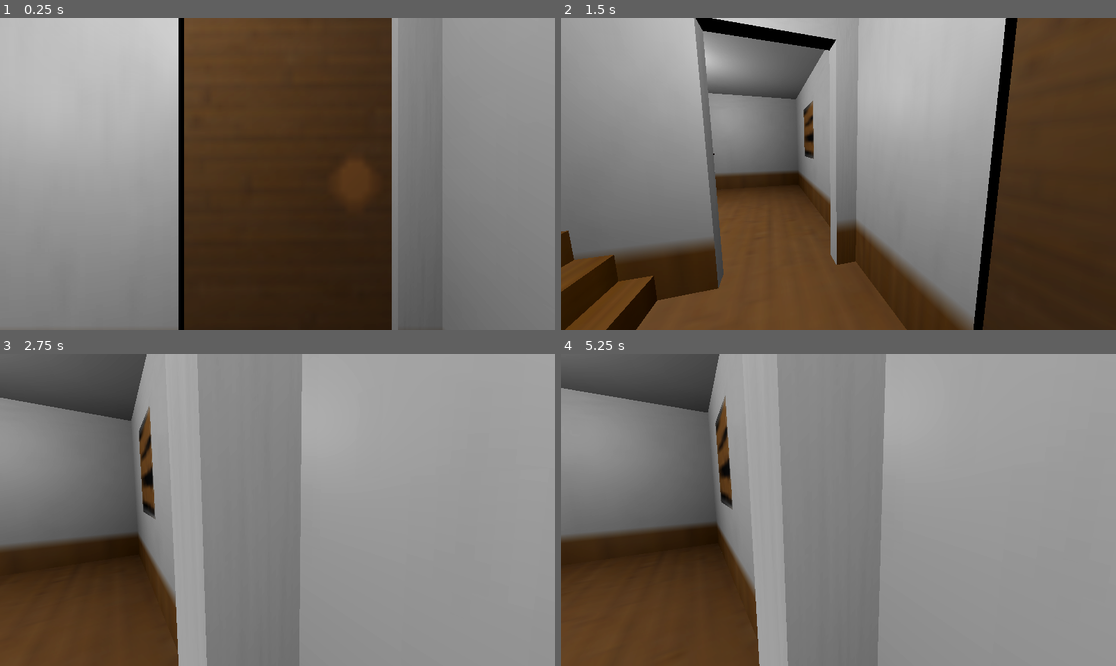
Above: before the commit, frames 1-4 (two rows, left to right).
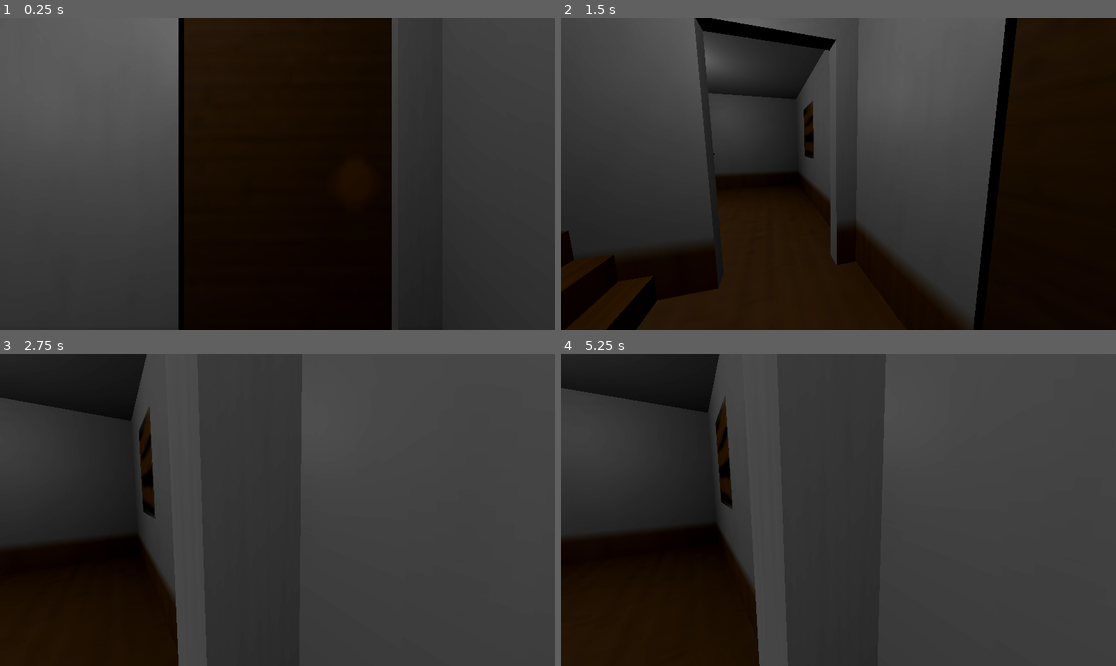
Above: after the commit, the same moments.

Repository: HauntedFixation/House64
Game: Godot game, scene res://level.tscn
The game is run twice, just before and just after one commit, with the same random seed, the same clock (stepped at 60 frames per second) and the same inputs.
Inputs (mouse positions are in pixels of both pictures, inside the frame that each line leads up to):
- Up to frame 1 (0.25 s): no input
- Up to frame 2 (1.5 s): tap Enter (ui_accept) at 0.5, 0.77, 1.25 s; move the mouse to (960, 158) at 0.52 s; hold D (right) 0.53-1.28 s; click (960, 158) at 0.67 s; move the mouse to (810, 174) at 1.27 s; hold W (forward) from 1.28 s (still down)
- Up to frame 3 (2.75 s): keep holding W (forward); tap Enter (ui_accept) at 1.52 s; move the mouse to (288, 503) at 2.02 s
- Up to frame 4 (5.25 s): keep holding W (forward); tap Enter (ui_accept) at 2.75, 3.02, 3.5, 3.77, 4.25, 4.52, 5 s; move the mouse to (832, 516) at 2.77 s; move the mouse to (877, 513) at 3.52 s; move the mouse to (794, 506) at 4.27 s; move the mouse to (844, 510) at 5.02 s

The runs differ from the first frame. In frame 1, 99% of the frame differs, in the area x 0-100%, y 0-100%; in frame 2, 97%; in frame 3, 100%; in frame 4, 100%.

Commit message:
Project completed
The game is finished. The only thing left to do is to export the game and make a video for my FMP submission. Good job I never deleted the scene, right? Right?..

Diff:
--- a/House64/level.tscn
+++ b/House64/level.tscn
@@ -1,7 +1,9 @@
-[gd_scene load_steps=10 format=3 uid="uid://d07vt1dd0plhr"]
+[gd_scene load_steps=12 format=3 uid="uid://d07vt1dd0plhr"]
 
 [ext_resource type="Script" uid="uid://dm5wnvba7pq0x" path="res://player.gd" id="1_u52ul"]
+[ext_resource type="AudioStream" uid="uid://li5troj2ll85" path="res://sounds/110 Platforms & Flares-A#.wav" id="2_0b4ue"]
 [ext_resource type="PackedScene" uid="uid://5e71o15r2oi0" path="res://models/house.glb" id="2_vonw3"]
+[ext_resource type="AudioStream" uid="uid://dh1kqdt26m6f4" path="res://sounds/woodstep.mp3" id="3_f2txt"]
 [ext_resource type="ArrayMesh" uid="uid://l1ibgnpiepod" path="res://models/house collisions.obj" id="3_oi3di"]
 
 [sub_resource type="ProceduralSkyMaterial" id="ProceduralSkyMaterial_5xgho"]
@@ -12,12 +14,14 @@
 sky_material = SubResource("ProceduralSkyMaterial_5xgho")
 
 [sub_resource type="Environment" id="Environment_vonw3"]
-background_mode = 2
+background_mode = 1
 sky = SubResource("Sky_u52ul")
 ambient_light_source = 1
 reflected_light_source = 1
 tonemap_mode = 2
 glow_enabled = true
+volumetric_fog_enabled = true
+volumetric_fog_density = 0.2
 
 [sub_resource type="CapsuleMesh" id="CapsuleMesh_5xgho"]
 radius = 0.3
@@ -47,20 +51,37 @@
 [node name="Camera3D" type="Camera3D" parent="CharacterBody3D"]
 transform = Transform3D(1, 0, 0, 0, 1, 0, 0, 0, 1, 0, 0.606977, 0)
 
+[node name="Ambience" type="AudioStreamPlayer3D" parent="CharacterBody3D"]
+transform = Transform3D(-4.37114e-08, 0, 1, 0, 1, 0, -1, 0, -4.37114e-08, 0, 1.09387, 0)
+stream = ExtResource("2_0b4ue")
+volume_db = -60.0
+pitch_scale = 0.8
+autoplay = true
+
+[node name="FootSteps" type="AudioStreamPlayer3D" parent="CharacterBody3D"]
+transform = Transform3D(1, 0, 0, 0, 1, 0, 0, 0, 1, 0, -0.356733, 0)
+stream = ExtResource("3_f2txt")
+volume_db = -34.0
+pitch_scale = 0.8
+
 [node name="house" parent="." instance=ExtResource("2_vonw3")]
 transform = Transform3D(1, 0, 0, 0, 1, 0, 0, 0, 1, 0, 0.296548, 0)
 
 [node name="LivingRoom" type="OmniLight3D" parent="house"]
 transform = Transform3D(1, 0, 0, 0, 1, 0, 0, 0, 1, 2.0093, 2.10308, -1.68825)
+light_energy = 0.2
 
 [node name="Kitchen" type="OmniLight3D" parent="house"]
 transform = Transform3D(1, 0, 0, 0, 1, 0, 0, 0, 1, -2.79682, 2.01484, 1.42096)
+light_energy = 0.2
 
 [node name="Hall" type="OmniLight3D" parent="house"]
 transform = Transform3D(1, 0, 0, 0, 1, 0, 0, 0, 1, 3.12285, 2.18636, 1.18141)
+light_energy = 0.2
 
 [node name="DiningRoom" type="OmniLight3D" parent="house"]
 transform = Transform3D(1, 0, 0, 0, 1, 0, 0, 0, 1, -2.79465, 2.2248, -2.04268)
+light_energy = 0.2
 
 [node name="HouseCollisions" type="MeshInstance3D" parent="."]
 visible = false
--- a/House64/player.gd
+++ b/House64/player.gd
@@ -38,6 +38,7 @@
 		velocity.x = direction.x * SPEED
 		velocity.z = direction.z * SPEED
 	else:
+		$FootSteps.play()
 		velocity.x = move_toward(velocity.x, 0, SPEED)
 		velocity.z = move_toward(velocity.z, 0, SPEED)
 
Not shown, added: House64/sounds/110 Platforms & Flares-A#.wav.import
Not shown, added: House64/sounds/woodstep.mp3.import
Not shown, added: House64/sounds/110 Platforms & Flares-A#.wav
Not shown, added: House64/sounds/woodstep.mp3
